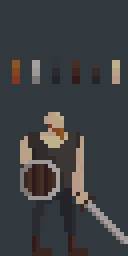
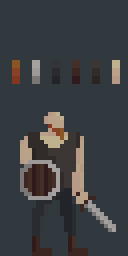
Layered file, before and after one edit (w=128, h=256). Changes by layer:
painted on "Left Arm" over [112, 228, 128, 244]
